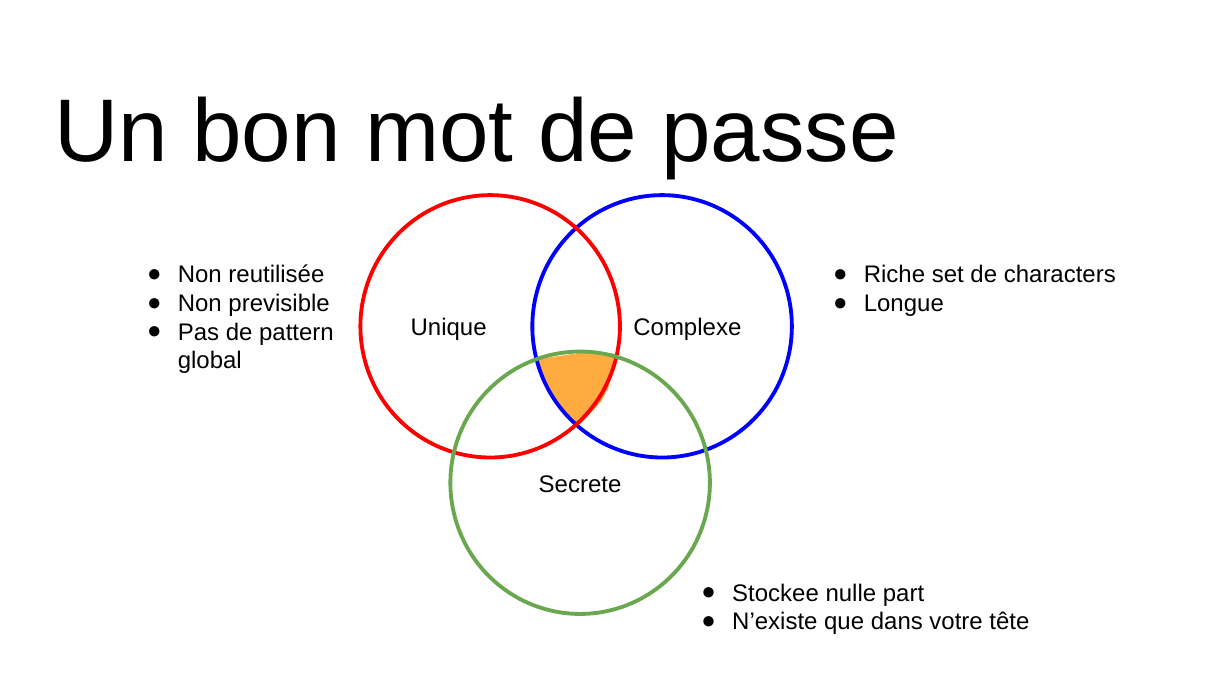
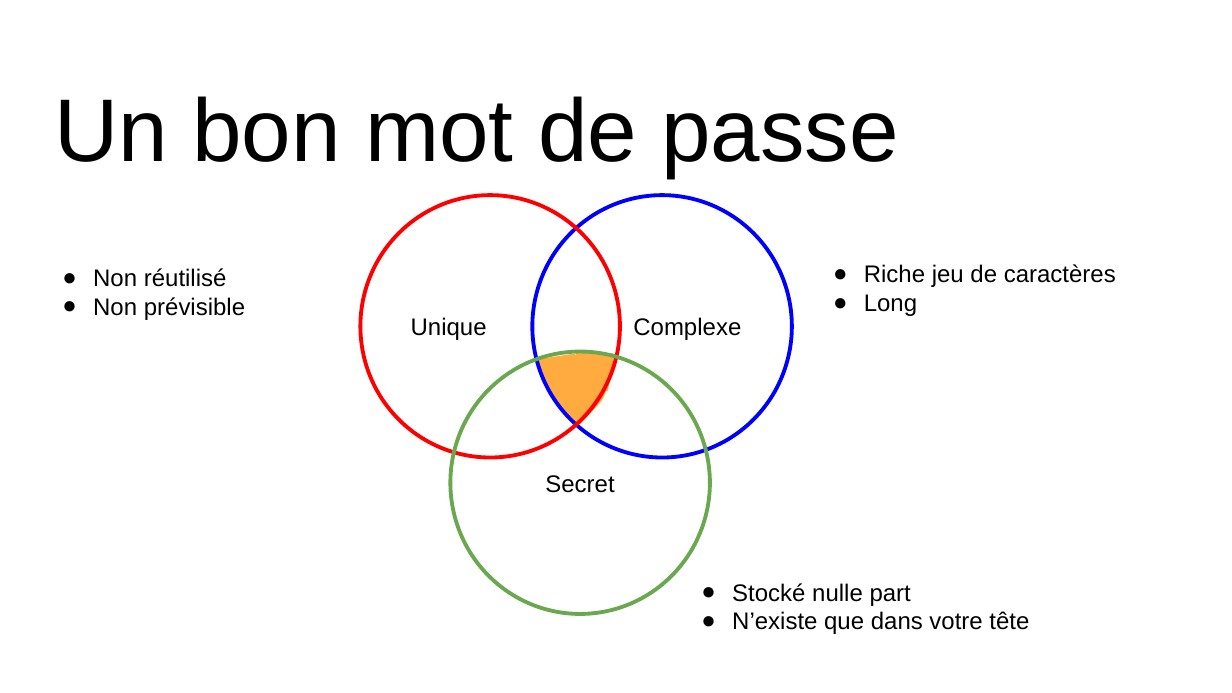
Before and after one commit to claudiosousa/hard-pass, a slide deck: slide 3 of presentation/Intermediaire/Hard-pass.pptx. Drawn at 1232x693 pixels with LibreOffice and Linux fonts; fonts in the diff are those of the drawing. Boxes give left, top, right and bottom in pixels: in the first picture for what was removed or moved away, otherwise in the second. Text is boxed around its words. In the diff, an @@ line names an element or a change of style, - is before the commit and + after.

```diff
--- a/presentation/Intermediaire/Hard-pass.pptx
+++ b/presentation/Intermediaire/Hard-pass.pptx
@@ text at <box>93,268,245,320</box>: text changed @@
-● Non reutilisée
-● Non previsible
-● Pas de pattern global
+● Non réutilisé
+● Non prévisible
@@ text at <box>864,264,1116,316</box>: text changed @@
-● Riche set de characters
-● Longue
+● Riche jeu de caractères
+● Long
@@ text in ellipse at <box>545,475,614,493</box>: text changed @@
-Secrete
+Secret
@@ text at <box>732,583,911,606</box>: text changed @@
-● Stockee nulle part
+● Stocké nulle part
```
Also in this commit, not shown: 3 other slides changed, 2 slides added, 5 other files.
